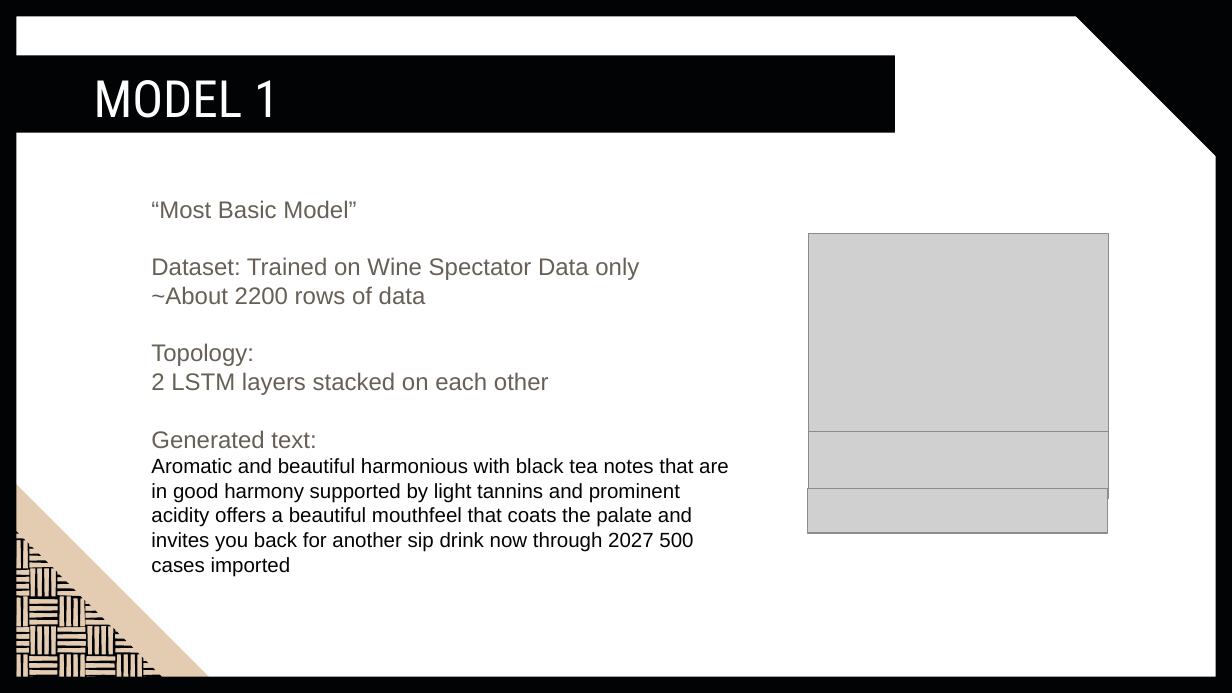
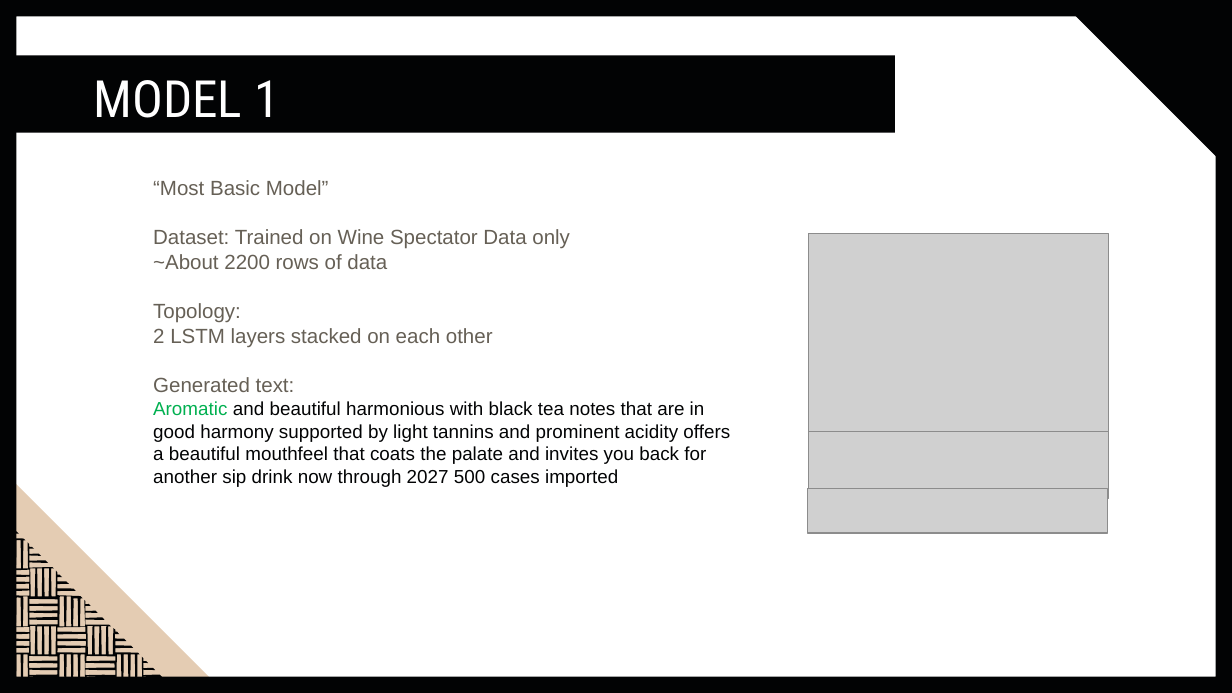
Before and after one commit to BingmingT/GA-projects, a slide deck: slide 13 of capstone/GA Capstone.pptx (slide 9 before the commit). Drawn at 1232x693 pixels with LibreOffice and Linux fonts; fonts in the diff are those of the drawing; grey boxes stand for pictures. Boxes give left, top, right and bottom in pixels: in the first picture for what was removed or moved away, otherwise in the second. Text is boxed around its words. In the diff, an @@ line names an element or a change of style, - is before the commit and + after.

```diff
--- a/capstone/GA Capstone.pptx
+++ b/capstone/GA Capstone.pptx
@@ title "“Most Basic Model” Dataset: Trained ...": place and size @@
-title "“Most Basic Model” Dataset: Trained ..." at [151, 200, 729, 577]
+title "“Most Basic Model” Dataset: Trained ..." at [153, 180, 730, 487]
@@ title "“Most Basic Model” Dataset: Trained ..." at [153, 180, 730, 487]: size 14 to 12 pt in "“Most Basic Model” Dataset: Trained on Wine ..."; size 12 to 11 pt in "Aromatic and beautiful harmonious with black tea ..."; text colour #020304 to #00B050 in "Aromatic" @@
```
Also in this commit, not shown: 8 other slides changed, 7 slides added, 6 slides removed, 6 other files.
